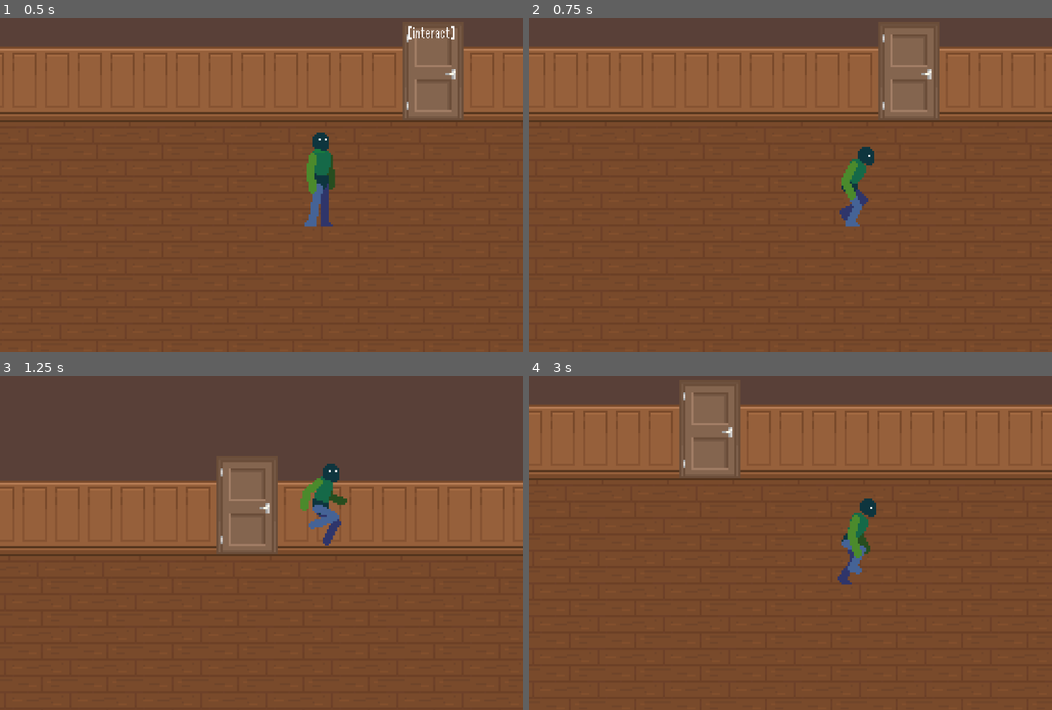
Above: before the commit, frames 1-4 (two rows, left to right).
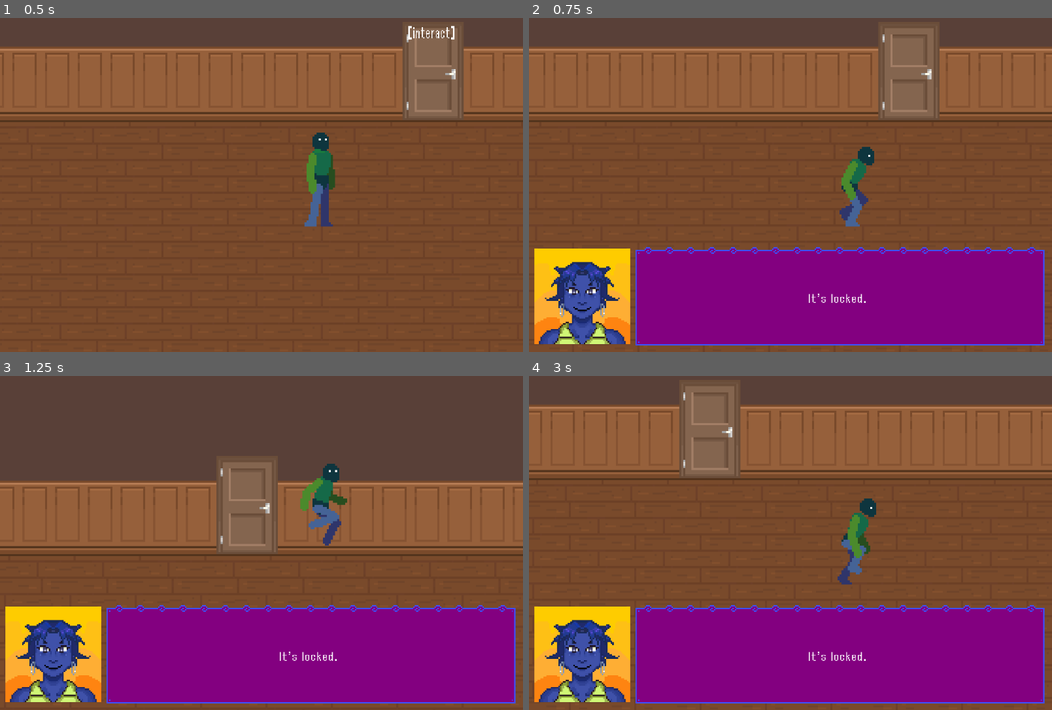
Above: after the commit, the same moments.

Repository: nisaturk/mirrorfixer-prototype
Game: Godot game, scene res://scenes/basement.tscn
Same seed, same stepped clock (60 frames per second), same inputs: the game is played once before the commit and once after it.
Inputs:
- Up to frame 1 (0.5 s): no input
- Up to frame 2 (0.75 s): tap Enter at 0.5 s; hold Right (move_right) from 0.53 s (still down); hold E (interact) from 0.53 s (still down)
- Up to frame 3 (1.25 s): keep holding Right (move_right); keep holding E (interact); tap Up (jump) at 0.77 s
- Up to frame 4 (3 s): release E (interact) at 1.28 s; tap E (interact) at 1.35, 2.85 s; tap Up (jump) at 1.52 s; release Right (move_right) at 2.03 s; hold Left (move_left) 2.03-2.78 s; hold E (interact) 2.03-2.78 s; hold Right (move_right) from 2.78 s (still down)

Frame 1 is identical in both runs. In frame 2, 28% of the frame differs, in the area x 1-99%, y 68-99%; in frame 3, 28%; in frame 4, 28%.

Commit message:
basement connected

Diff:
--- a/dialogue/dialogue-prototype.json
+++ b/dialogue/dialogue-prototype.json
@@ -179,12 +179,35 @@
   "action": "go_to_flat_1",
   "next_id": "end"
 },
-"stairs": {
-  "type": "line",
-  "text": "Going up.",
-  "action": "go_to_floor_1",
-  "next_id": "end"
-},
+  "basementstairs": {
+	"type": "choice",
+	"text": "Do I wanna go upstairs?",
+	"options": [
+	  { "text": "✦ Yeah girl wtf??", "next_id": "go_upstairs" },
+	  { "text": "✦ Nope, rot here.", "next_id": "end" },
+	]
+  },
+"go_upstairs": {
+  "type": "line",
+  "text": "Okay, going up...",
+  "action": "go_upstairs",
+  "next_id": "end"
+},
+  "lobbystairs": {
+	"type": "choice",
+	"text": "Do I wanna go downstairs??",
+	"options": [
+	  { "text": "✦ Yeah girl wtf??", "next_id": "go_downstairs" },
+	  { "text": "✦ Nope, stay here.", "next_id": "end" },
+	]
+  },
+"go_downstairs": {
+  "type": "line",
+  "text": "Okay, going doooown...",
+  "action": "go_downstairs",
+  "next_id": "end"
+},
+
 
   "oven": {
 	"type": "line",
--- a/scenes/basement.tscn
+++ b/scenes/basement.tscn
@@ -1,13 +1,13 @@
 [gd_scene load_steps=33 format=4 uid="uid://f7x31th511xf"]
 
 [ext_resource type="Script" uid="uid://b2vqpvx5tpkmj" path="res://scripts/manager.gd" id="1_tgdho"]
-[ext_resource type="Texture2D" uid="uid://c26lhfjyjh72o" path="res://assets/sprites/interior/floorswalls_LRK.png" id="2_ofwxs"]
-[ext_resource type="Texture2D" uid="uid://df1o10b3id1mf" path="res://assets/sprites/interior/doorswindowsstairs_LRK.png" id="3_fqfvj"]
-[ext_resource type="Texture2D" uid="uid://8xtbxeegutou" path="res://assets/sprites/interior/decorations_LRK.png" id="4_3idnv"]
-[ext_resource type="Texture2D" uid="uid://bkfv303elpqbo" path="res://assets/sprites/interior/decorations_BR.png" id="4_tgdho"]
-[ext_resource type="Texture2D" uid="uid://bx66ox4gtm7fv" path="res://assets/sprites/interior/livingroom_LRK.png" id="5_olx36"]
-[ext_resource type="Texture2D" uid="uid://m8d8kmuyeppt" path="res://assets/sprites/interior/cabinets_LRK.png" id="6_dvfvt"]
-[ext_resource type="Texture2D" uid="uid://bko6md13s8lt8" path="res://assets/sprites/interior/kitchen_LRK.png" id="7_dqwih"]
+[ext_resource type="Texture2D" uid="uid://c26lhfjyjh72o" path="res://assets/sprites/interior/furniture/floorswalls_LRK.png" id="2_ofwxs"]
+[ext_resource type="Texture2D" uid="uid://df1o10b3id1mf" path="res://assets/sprites/interior/furniture/doorswindowsstairs_LRK.png" id="3_fqfvj"]
+[ext_resource type="Texture2D" uid="uid://8xtbxeegutou" path="res://assets/sprites/interior/furniture/decorations_LRK.png" id="4_3idnv"]
+[ext_resource type="Texture2D" uid="uid://bkfv303elpqbo" path="res://assets/sprites/interior/furniture/decorations_BR.png" id="4_tgdho"]
+[ext_resource type="Texture2D" uid="uid://bx66ox4gtm7fv" path="res://assets/sprites/interior/furniture/livingroom_LRK.png" id="5_olx36"]
+[ext_resource type="Texture2D" uid="uid://m8d8kmuyeppt" path="res://assets/sprites/interior/furniture/cabinets_LRK.png" id="6_dvfvt"]
+[ext_resource type="Texture2D" uid="uid://bko6md13s8lt8" path="res://assets/sprites/interior/furniture/kitchen_LRK.png" id="7_dqwih"]
 [ext_resource type="PackedScene" uid="uid://dttu5x0kixbi6" path="res://scenes/DialogueUI.tscn" id="8_nvrgk"]
 [ext_resource type="PackedScene" uid="uid://bbh3286pn2faw" path="res://scenes/interactable.tscn" id="9_5j8jl"]
 [ext_resource type="PackedScene" uid="uid://mu6xyf36gys6" path="res://scenes/player.tscn" id="11_6lwow"]
@@ -4077,7 +4077,6 @@
 shape = SubResource("RectangleShape2D_ir15t")
 
 [node name="GameUI" parent="." instance=ExtResource("8_nvrgk")]
-visible = false
 
 [node name="IAAreas" type="Node2D" parent="."]
 position = Vector2(5, -35)
@@ -4085,12 +4084,13 @@
 [node name="IAlocked" parent="IAAreas" instance=ExtResource("9_5j8jl")]
 position = Vector2(-346, -14)
 scale = Vector2(0.83747596, 0.9925391)
-dialogue_id = "locked"
+dialogue_id = "lock"
+prioritylevel = 1
 
 [node name="IAstairs" parent="IAAreas" instance=ExtResource("9_5j8jl")]
 position = Vector2(318, 33)
 scale = Vector2(0.83747596, 0.9925391)
-dialogue_id = "stairs"
+dialogue_id = "basementstairs"
 
 [node name="Player" parent="." instance=ExtResource("11_6lwow")]
 process_mode = 3
--- a/scenes/lobby.tscn
+++ b/scenes/lobby.tscn
@@ -1,12 +1,12 @@
 [gd_scene load_steps=35 format=4 uid="uid://lkwtvc1psycb"]
 
-[ext_resource type="Texture2D" uid="uid://c26lhfjyjh72o" path="res://assets/sprites/interior/floorswalls_LRK.png" id="1_dyhay"]
+[ext_resource type="Texture2D" uid="uid://c26lhfjyjh72o" path="res://assets/sprites/interior/furniture/floorswalls_LRK.png" id="1_dyhay"]
 [ext_resource type="Script" uid="uid://b2vqpvx5tpkmj" path="res://scripts/manager.gd" id="1_q6qq2"]
-[ext_resource type="Texture2D" uid="uid://df1o10b3id1mf" path="res://assets/sprites/interior/doorswindowsstairs_LRK.png" id="2_q6qq2"]
-[ext_resource type="Texture2D" uid="uid://8xtbxeegutou" path="res://assets/sprites/interior/decorations_LRK.png" id="3_rgcd7"]
-[ext_resource type="Texture2D" uid="uid://bx66ox4gtm7fv" path="res://assets/sprites/interior/livingroom_LRK.png" id="4_lqo1b"]
-[ext_resource type="Texture2D" uid="uid://m8d8kmuyeppt" path="res://assets/sprites/interior/cabinets_LRK.png" id="5_0gjkf"]
-[ext_resource type="Texture2D" uid="uid://bko6md13s8lt8" path="res://assets/sprites/interior/kitchen_LRK.png" id="6_o2i1r"]
+[ext_resource type="Texture2D" uid="uid://df1o10b3id1mf" path="res://assets/sprites/interior/furniture/doorswindowsstairs_LRK.png" id="2_q6qq2"]
+[ext_resource type="Texture2D" uid="uid://8xtbxeegutou" path="res://assets/sprites/interior/furniture/decorations_LRK.png" id="3_rgcd7"]
+[ext_resource type="Texture2D" uid="uid://bx66ox4gtm7fv" path="res://assets/sprites/interior/furniture/livingroom_LRK.png" id="4_lqo1b"]
+[ext_resource type="Texture2D" uid="uid://m8d8kmuyeppt" path="res://assets/sprites/interior/furniture/cabinets_LRK.png" id="5_0gjkf"]
+[ext_resource type="Texture2D" uid="uid://bko6md13s8lt8" path="res://assets/sprites/interior/furniture/kitchen_LRK.png" id="6_o2i1r"]
 [ext_resource type="PackedScene" uid="uid://8xmdwikm2ght" path="res://scenes/miss_manager.tscn" id="7_iulku"]
 [ext_resource type="PackedScene" uid="uid://dttu5x0kixbi6" path="res://scenes/DialogueUI.tscn" id="8_dfnwm"]
 [ext_resource type="PackedScene" uid="uid://bbh3286pn2faw" path="res://scenes/interactable.tscn" id="9_0jb4q"]
@@ -3578,6 +3578,10 @@
 position = Vector2(119, 54)
 dialogue_id = "sofa"
 
+[node name="IAstairs" parent="IAAreas" instance=ExtResource("9_0jb4q")]
+position = Vector2(345, 30)
+dialogue_id = "lobbystairs"
+
 [node name="IOshard" parent="IAAreas" instance=ExtResource("9_0jb4q")]
 position = Vector2(6, 45)
 scale = Vector2(0.35097343, 0.2840377)
--- a/scripts/manager.gd
+++ b/scripts/manager.gd
@@ -21,7 +21,9 @@
 		"go_to_floor_2": _action_go_to_floor_2,
 		"go_to_floor_1": _action_go_to_floor_1,
 		"go_to_flat_1": _action_go_to_flat_1,
-		"go_out": _action_go_out
+		"go_out": _action_go_out,
+		"go_upstairs": _action_go_upstairs,
+		"go_downstairs": _action_go_downstairs
 	}
 
 func _on_DialogueUI_action_triggered(action_name: String, caller_node):
@@ -66,3 +68,9 @@
 
 	if not object_id.is_empty():
 		DialogueUI.start_dialogue(object_id, caller)
+
+func _action_go_upstairs(_caller_node):
+	SceneManager.change_scene("LOBBY")
+
+func _action_go_downstairs(_caller_node):
+	SceneManager.change_scene("BASEMENT")
--- a/scripts/scene_manager.gd
+++ b/scripts/scene_manager.gd
@@ -1,6 +1,7 @@
 extends Node
 
 const SCENES = {
+	"BASEMENT": "res://scenes/basement.tscn",
 	"LOBBY": "res://scenes/lobby.tscn",
 	"FLOOR_2": "res://scenes/floor.tscn",
 	"FLAT_1": "res://scenes/flat.tscn"
Binary file added: assets/sprites/interior/furniture/InteriorTilesLITE.png
Binary file added: assets/sprites/interior/furniture/beds_BR.png
Binary file added: assets/sprites/interior/furniture/cabinets_LRK.png
Binary file added: assets/sprites/interior/furniture/decorations_BR.png
Binary file added: assets/sprites/interior/furniture/decorations_LRK.png
Binary file added: assets/sprites/interior/furniture/doorswindowsstairs_LRK.png
Binary file added: assets/sprites/interior/furniture/floorswalls_LRK.png
Binary file added: assets/sprites/interior/furniture/kitchen_LRK.png
Binary file added: assets/sprites/interior/furniture/livingroom_LRK.png
Binary file added: assets/sprites/interior/furniture/wardrobes_BR.png
Not shown, added: assets/audio/bell.mp3
Not shown, added: assets/audio/elevator.mp3
(and 1 more such lines)
